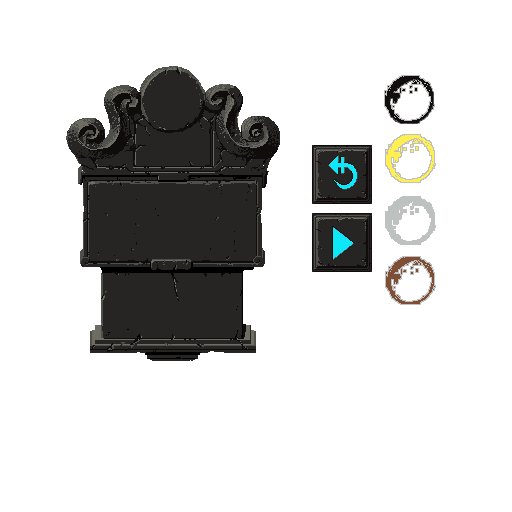
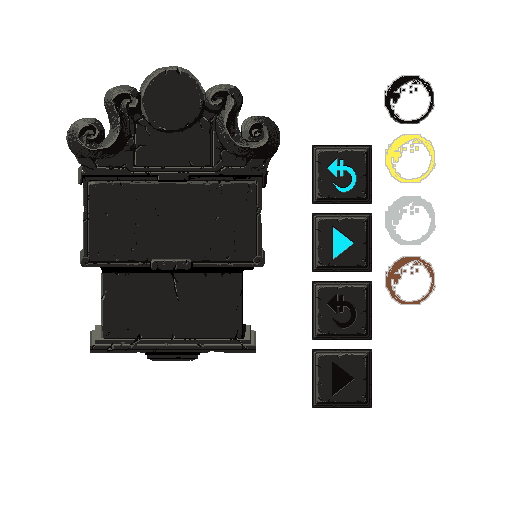
The second 512x512 image is a revision of the first. Changes to its layers:
painted on "Layer 14" over [312, 155, 372, 408]
